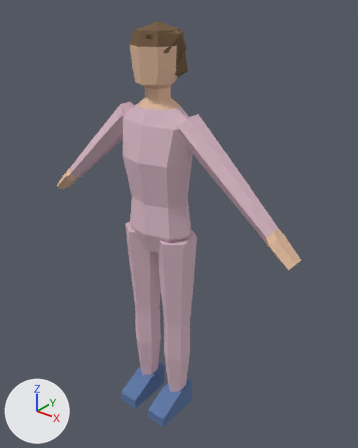
A saved change to the FBX model Assets/Character/Patient_Female/Patient_Female.fbx.
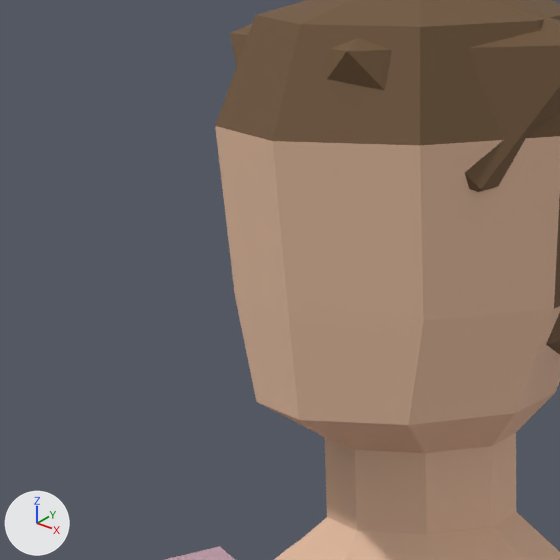
Each version appears first whole from a camera (50 mm lens) standing at (1.198, -1.374, 1.802) and looking at (0.05, 0.06, 0.913), and next in a close-up on the part from 28% to 49% of the width and 6% to 23% of the height. Every picture has the same lights, and +X, +Y and +Z are marked at lower left. The last two pictures show the newer version.

In view in the first close-up: 'Patient_Female'.
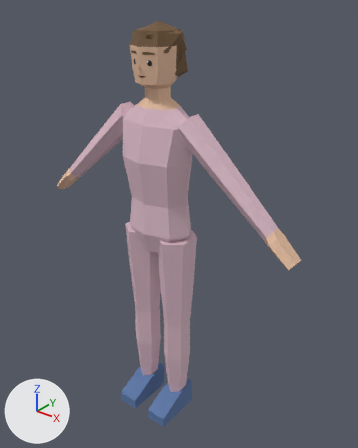
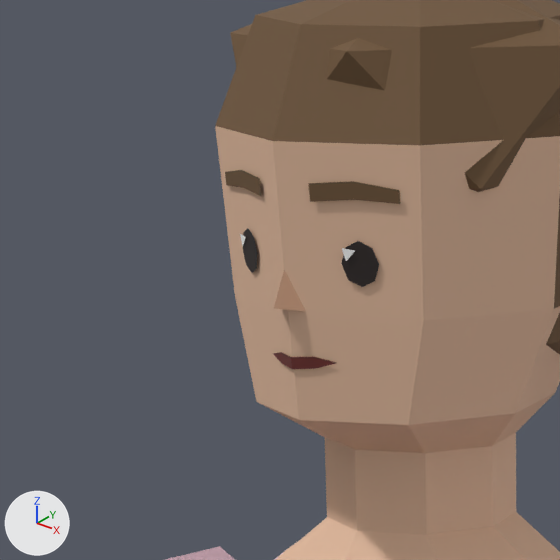
Patch to the scene script:
```diff
--- a/Assets/Character/Patient_Female/Patient_Female.fbx.py
+++ b/Assets/Character/Patient_Female/Patient_Female.fbx.py
@@ img_facepalette_png @@
+img_facepalette_png = load_image('FacePalette.png', '../Face/FacePalette.png', 32, 16, 'sRGB')
@@ mat_patient_female_face @@
+mat_patient_female_face = principled_material('Patient_Female_Face')
+mat_patient_female_face.texture = img_facepalette_png
+mat_patient_female_face.roughness = 0.55
@@ me_patient_female @@
 # used by ob_patient_female; location = (0.0, 0.0, 0.0)
-me_patient_female.from_pydata(...)  # 273 vertices, 268 faces; spans x -0.61..0.61, y -0.15..0.11, z 0.0..1.69
+me_patient_female.from_pydata(...)  # 353 vertices, 329 faces; spans x -0.61..0.61, y -0.15..0.11, z 0.0..1.69
+# me_patient_female part 1
+# 80 vertices are added at x -0.05..0.05, y -0.1..-0.07, z 1.51..1.6
+# 53 new faces join them, mat_patient_female_face (picture img_facepalette_png)
+# 8 new faces join them, mat_patient_female_hair (brown #6f5538)
 me_patient_female.materials.append(mat_patient_female_bottom)
@@ me_patient_female @@
 me_patient_female.materials.append(mat_patient_female_shoes)
+me_patient_female.materials.append(mat_patient_female_face)  # picture img_facepalette_png
```

Boxes [x1, y1, x2, y2] around the edits, measured in the close-ups (560 x 560 px):
part 1 of me_patient_female, added: after [225, 170, 400, 369]
